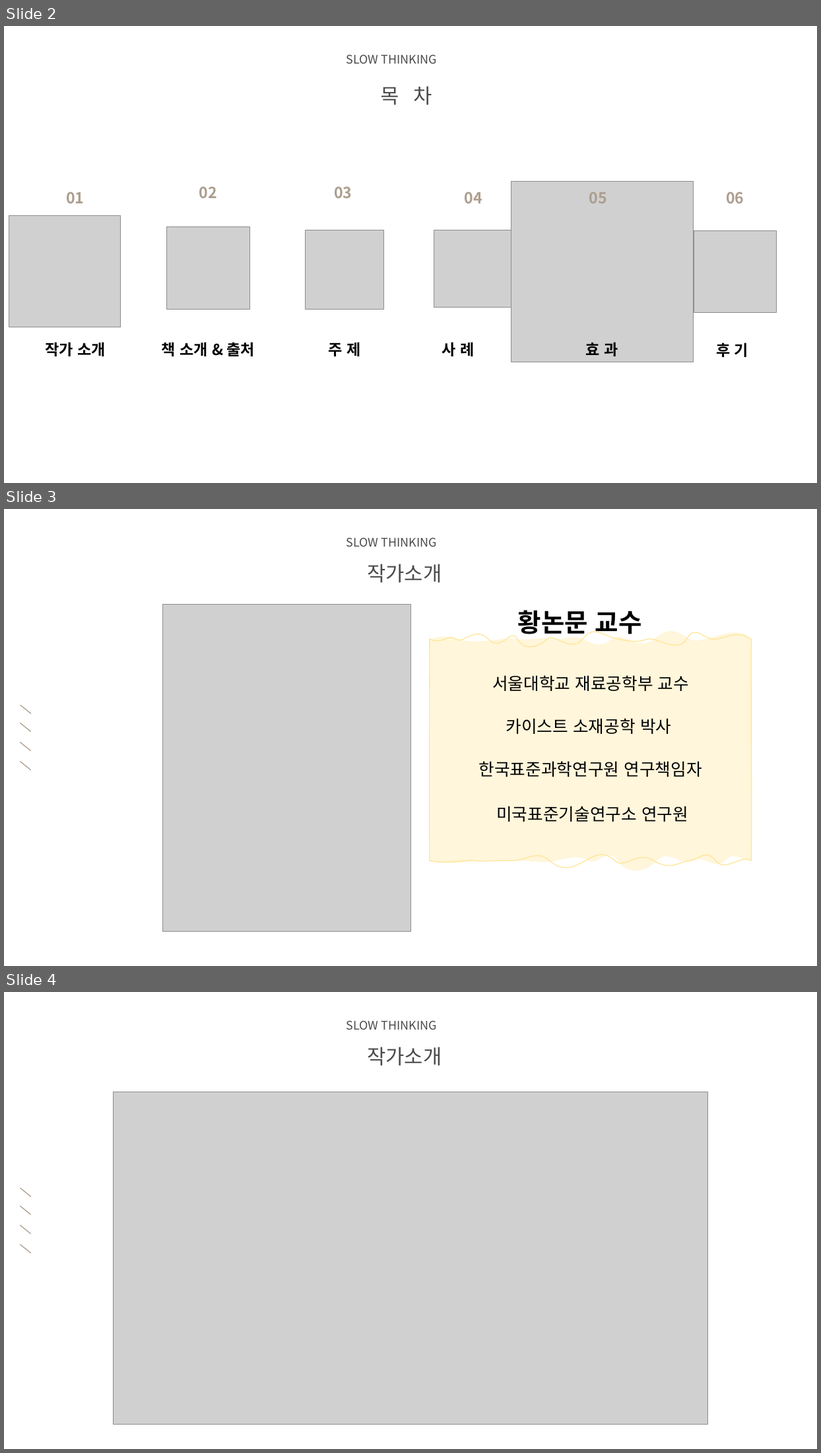
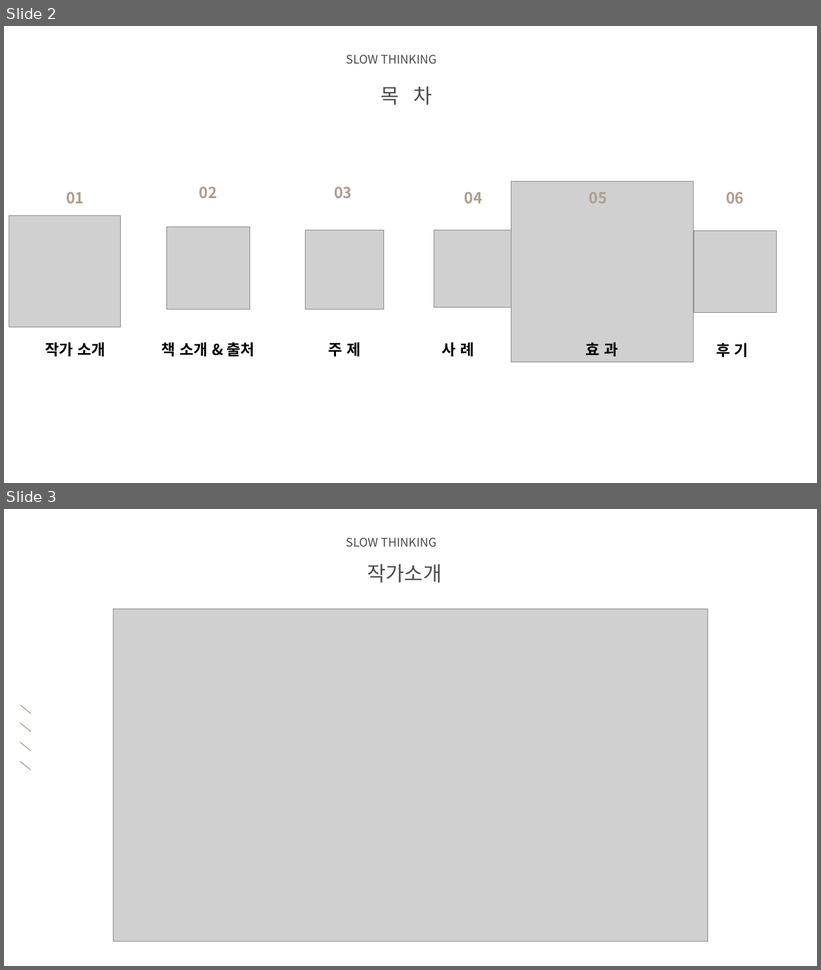
Before and after one commit to audgks5551/ppt, a slide deck: 2조.pptx. Shown one above the other, each under a label of ours: slides 2, 3 and 4 before the commit, slides 2 and 3 after it. The pictures are 821x1453 and 821x970 pixels, drawn with LibreOffice and Linux fonts; fonts in the diff are those of the drawing; grey boxes stand for pictures; background and template pictures are left out. Boxes give left, top, right and bottom in pixels: in the first picture for what was removed or moved away, otherwise in the second. Text is boxed around its words. In the diff, an @@ line names an element or a change of style, - is before the commit and + after.

```diff
--- a/2조.pptx
+++ b/2조.pptx
@@ slide 3 removed at box(4, 509, 817, 966), background picture (left out) @@
@@ text removed at box(346, 537, 436, 547) @@
-SLOW THINKING
@@ text removed at box(367, 564, 442, 583) @@
-작가소개
@@ picture removed at box(162, 605, 411, 931) @@
@@ text removed at box(518, 610, 642, 639) @@
-황논문 교수
@@ freeform shape removed at box(430, 640, 752, 861) @@
@@ text removed at box(492, 675, 689, 691) @@
-서울대학교 재료공학부 교수
@@ group removed at box(20, 706, 31, 770): 4 lines @@
@@ text removed at box(506, 718, 671, 734) @@
-카이스트 소재공학 박사
@@ text removed at box(479, 761, 702, 777) @@
-한국표준과학연구원 연구책임자
@@ text removed at box(496, 806, 688, 822) @@
-미국표준기술연구소 연구원
@@ what was slide 4 is now slide 3 @@
```
Also in this commit, not shown: 1 slide changed.
